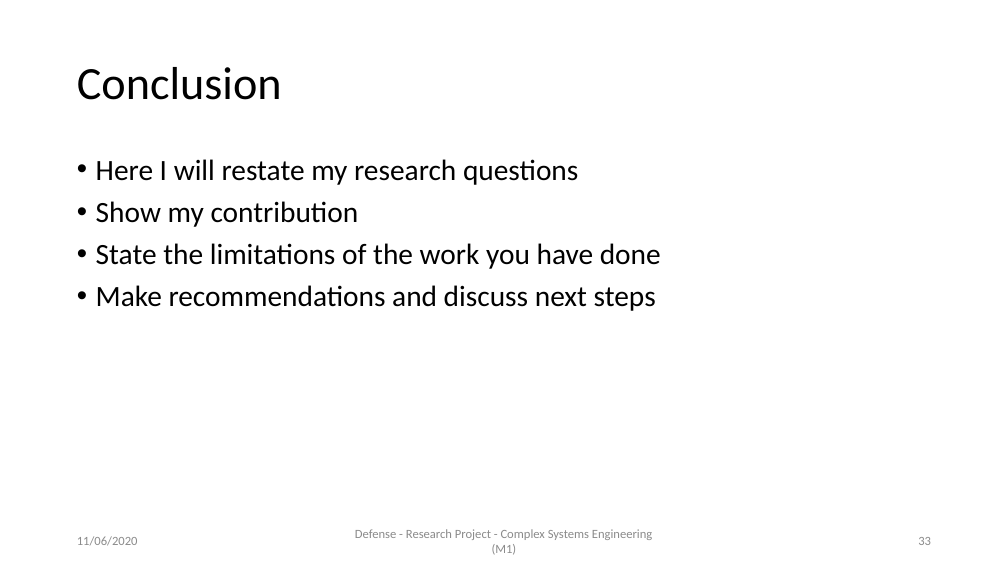
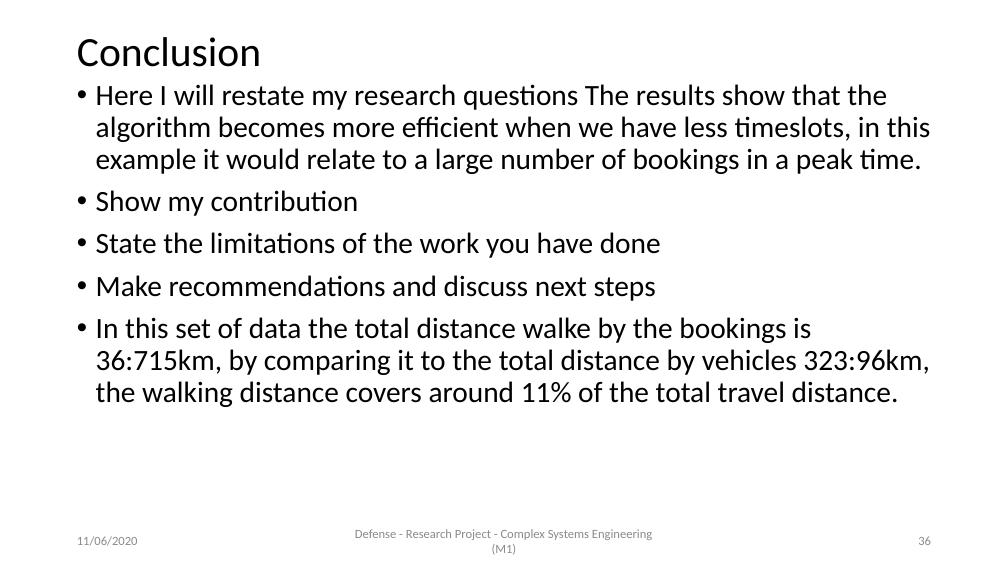
Before and after one commit to AymanABDELHAMID/OD_MTO_DARP, a slide deck: slide 36 of Presentation/presentation_AymanMahmoud.pptx (slide 33 before the commit). Drawn at 1008x567 pixels with LibreOffice and Linux fonts; fonts in the diff are those of the drawing. Boxes give left, top, right and bottom in pixels: in the first picture for what was removed or moved away, otherwise in the second. Text is boxed around its words. In the diff, an @@ line names an element or a change of style, - is before the commit and + after.

```diff
--- a/Presentation/presentation_AymanMahmoud.pptx
+++ b/Presentation/presentation_AymanMahmoud.pptx
@@ title "Conclusion" at <box>77,37,261,67</box>: size 44 to 39.6 pt @@
@@ text "Here I will restate my ...": place and size @@
-text "Here I will restate my ..." at <box>96,159,661,311</box>
+text "Here I will restate my ..." at <box>96,84,930,407</box>
@@ text at <box>96,84,930,174</box>: text changed @@
-• Here I will restate my research questions
+• Here I will restate my research questions The results show that the algorithm becomes more efficient when we have less timeslots, in this example it would relate to a large number of bookings in a peak time.
@@ text at <box>96,317,929,407</box>: paragraph added @@
+• In this set of data the total distance walke by the bookings is 36:715km, by comparing it to the total distance by vehicles 323:96km, the walking distance covers around 11% of the total travel distance.
@@ page number at <box>918,536,931,545</box>: text changed @@
-33
+36
```
Also in this commit, not shown: 33 other slides changed, 5 slides added, 2 slides removed, 28 other files.
